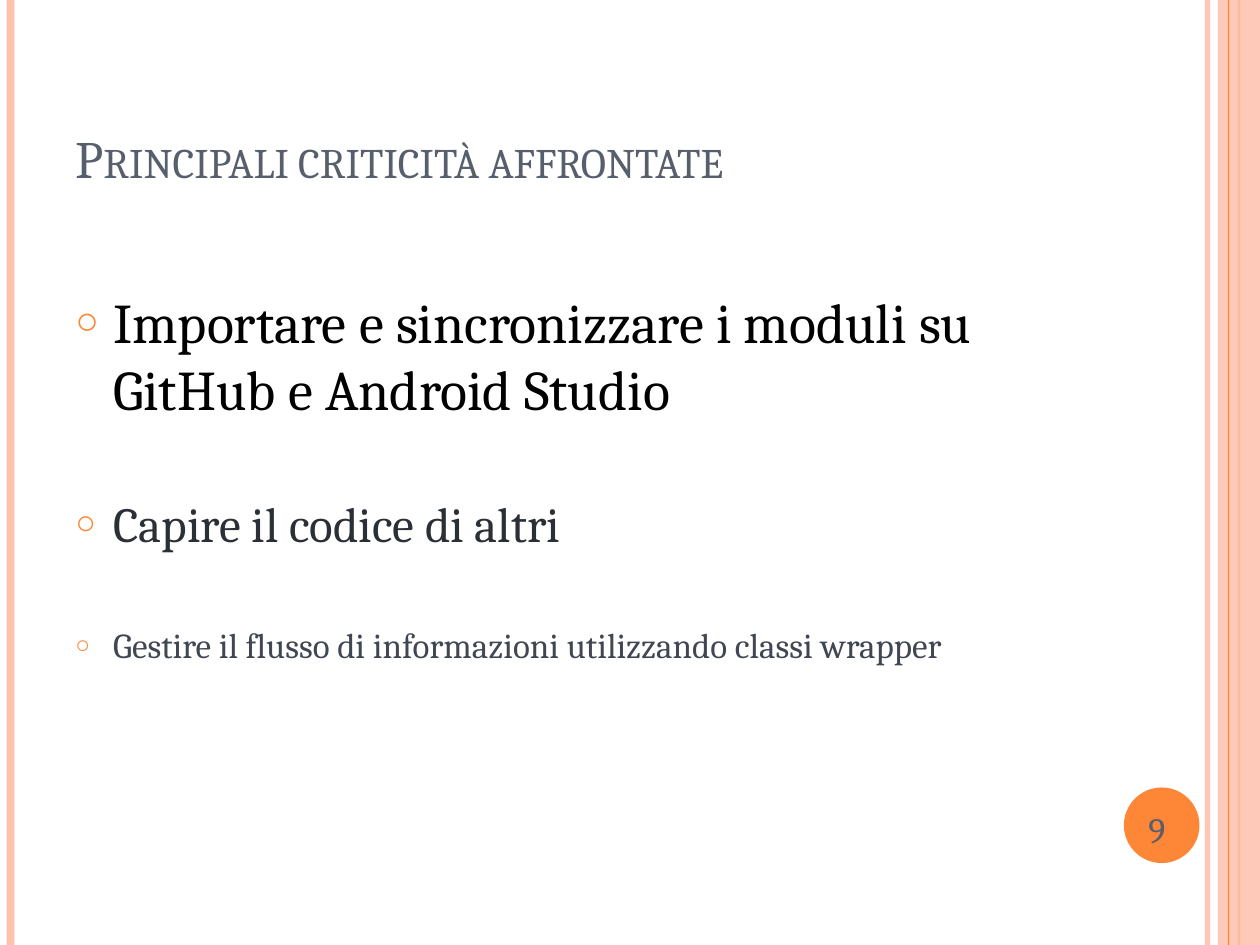
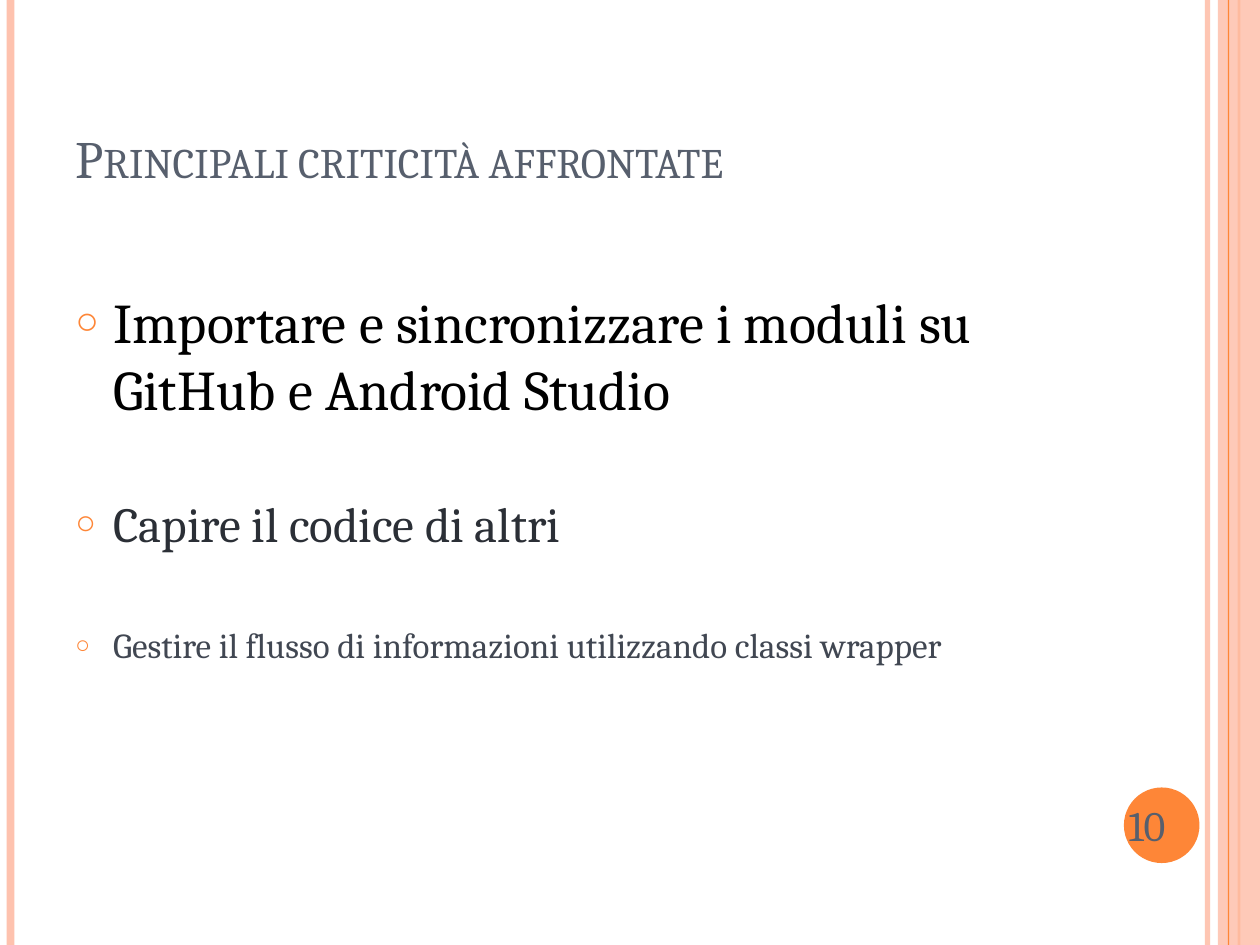
Before and after one commit to StepEla/ingegneria-software, a slide deck: slide 11 of PrototipoCompleto.pptx (slide 10 before the commit). Drawn at 1260x945 pixels with LibreOffice and Linux fonts; fonts in the diff are those of the drawing. Boxes give left, top, right and bottom in pixels: in the first picture for what was removed or moved away, otherwise in the second. Text is boxed around its words. In the diff, an @@ line names an element or a change of style, - is before the commit and + after.

```diff
--- a/PrototipoCompleto.pptx
+++ b/PrototipoCompleto.pptx
@@ text at <box>1129,802,1166,851</box>: text changed; size 25.5 to 30 pt @@
-9
+10
```
Also in this commit, not shown: 4 other slides changed, 1 slide added.
